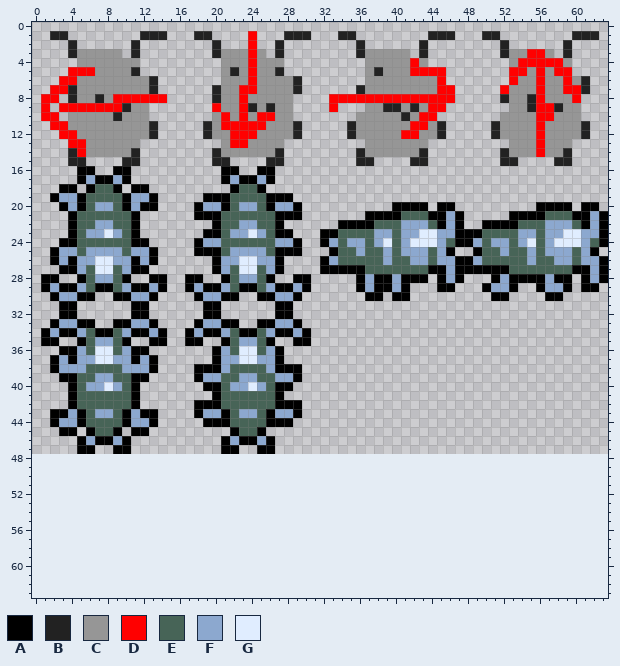
One commit to this pixel-art sprite: AnodyneSharp/AnodyneSharp.Shared/Content/textures/sprites/enemies/apartment/silverfish.png. Above is the file before it was changed.
The file is 64x48 pixels. The old version is drawn lined up with the new one, on the new canvas.
Palette (. is transparent): A #000000  B #222222  C #969696  D #ff0000  E #476457  F #8ca8cf  G #e0edff
Pixels before (only the part around the change), first column x 0:
19 ..AFFAEEEEAFFA.....AAAEEEEAAA...................................
20 ...AFAEFFEAFAA....AFFAEFFEAFFA..........AAAA.AA.........AAAA.AA.
21 ....AEEEEEEA......AAAEEEEEEAAA.......AAAAEEEAAFA.....AAAAEEEAAFA
22 ....AEEFFEEA........AEEFFEEA......AAAAEEEFFFEAFA..AAAAEEEFFFEAFA
23 ....AEFFGFEA.......AAEFFGFEAA...AAEEEEFFEFFGGFFAAAEEEEFFEFFGGFFA
24 ...AAEEEEEEAA.....AFFEEEEEEFFA..AFEFFEFGEFGGGFEAAFEFFEFGEFGGGFEA
25 ..AFFEFFFFEFFA....AAAEFFFFEAAA...AEEFEEFEFFFEFA..AEEFEEFEFFFEFA.
26 ..AFAFFGGFFAFA......AFFGGFFA....AFEEEEEFEEFFEFFAAFEEEEEFEEFFEFFA
27 ...AAFEGGEFAA.......AFEGGEFA....AAAAAEEEEEEEAAFAAAAAAEEEEEEEAAFA
28 .AA..AEFFEA..AA..AA..AEFFEA..AA.....AFAAFAAA.AFA...AFAAAAFAA.AFA
29 .AFAAFEAAEFAAFA..AFAAFEAAEFAAFA.....AFAAFA...AA...AFFA..AFFA.AA.
30 ..AFFAA..AAFFA....AFFAA..AAFFA.......AA.AA.........AA....AA.....
31 ...AA......AA......AA......AA...................................
32 ...AA......AA......AA......AA...................................
33 ..AFFAA..AAFFA....AFFAA..AAFFA..................................
34 .AFAAFEAAEFAAFA..AFAAFEAAEFAAFA.................................
35 .AA..AEFFEA..AA..AA..AEFFEA..AA.................................
36 ...AAFEGGEFAA.......AFEGGEFA....................................
37 ..AFAFFGGFFAFA......AFFGGFFA....................................
38 ..AFFFEEEEFFFA....AAAFEEEEFAAA..................................
39 ...AAEEFFEEAA.....AFFEEFFEEFFA..................................
40 ....AEFFGFEA.......AAEFFGFEAA...................................
41 ....AEEEEEEA........AEEEEEEA....................................
42 ....AEEEEEEA......AAAEEEEEEAAA..................................
43 ..AAFAEFFEAFAA....AFFAEFFEAFFA..................................
44 ..AFFAEEEEAFFA.....AAAEEEEAAA...................................
45 ...AA.AEEA.AA.........AEEA......................................
46 .....AFAAFA..........AFAAFA.....................................
47 .....AA..AA..........AA..AA.....................................
48 ................................................................
49 ................................................................
50 ................................................................
51 ................................................................
52 ................................................................
53 ................................................................
54 ................................................................
55 ................................................................
56 ................................................................
57 ................................................................
58 ................................................................
59 ................................................................
60 ................................................................
61 ................................................................
62 ................................................................
63 ................................................................
Now the later version:
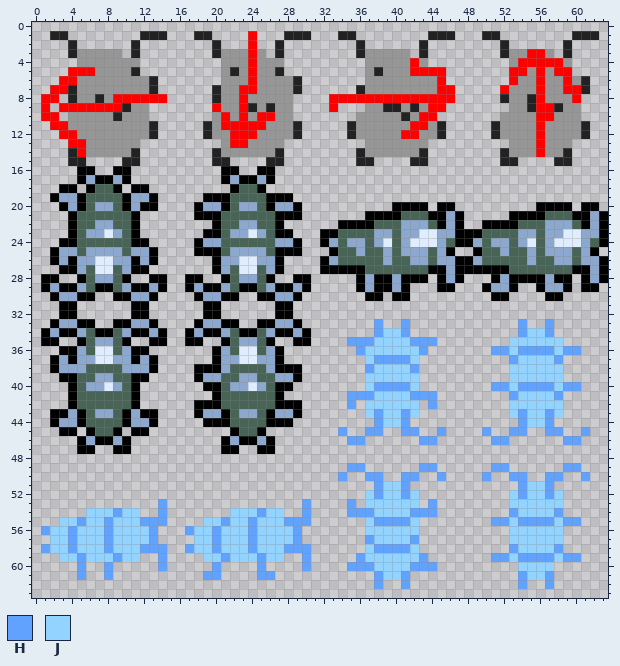
Colours new in this view: H #61a2ff  J #92d3ff
The exact change:
canvas 64x48 -> 64x64
Changed rows in their new state; - is an unchanged pixel.
first column x 1:
33 -------------------------------------H--H------------H--H----
34 -------------------------------------HJJH------------HJJH----
35 ----------------------------------HHHJJJJHHH--------JJJJJJ---
36 -----------------------------------HJJJJJJH-------HHJHHHHJHH-
37 ------------------------------------JHHHHJ----------HJJJJH---
38 ------------------------------------HJJJJH----------JJJJJJ---
39 ------------------------------------JJJJJJ----------JJJJJJ---
40 ------------------------------------JHHHHJ--------HHJHHHHJHH-
41 ----------------------------------HHHJJJJHHH--------HJJJJH---
42 ----------------------------------H-JJJJJJ-H--------JJJJJJ---
43 ------------------------------------JHJJHJ----------JHJJHJ---
44 -------------------------------------HJJH------------HJJH----
45 ---------------------------------H--HH--HH--H----H--HH--HH--H
46 ----------------------------------HH------HH------HH------HH-
49 ----------------------------------HH------HH------HH------HH-
50 ---------------------------------H--HH--HH--H----H--HH--HH--H
51 -------------------------------------HJJH------------HJJH----
52 ------------------------------------JHJJHJ----------JHJJHJ---
53 -------------H---------------H----H-JJJJJJ-H--------JJJJJJ---
54 -----JJJHJJ--H-------JJJHJJ--H----HHHJJJJHHH--------HJJJJH---
55 --JJHJJHJJJHHH----JJHJJHJJJHHH------JHHHHJ--------HHJHHHHJHH-
56 HJJHJJJHJJJJH---HJJHJJJHJJJJH-------JJJJJJ----------JJJJJJ---
57 -JJHJJJHJJJJH----JJHJJJHJJJJH-------HJJJJH----------JJJJJJ---
58 HJJHJJJHJJJHHH--HJJHJJJHJJJHHH------JHHHHJ----------HJJJJH---
59 --JJHJJJHJJ--H----JJHJJJHJJ--H-----HJJJJJJH-------HHJHHHHJHH-
60 ----H--H-----H-----H----H----H----HHHJJJJHHH---------JJJJ----
61 ----H--H----------HH----HH-----------HJJH------------HJJH----
62 -------------------------------------H--H------------H--H----
